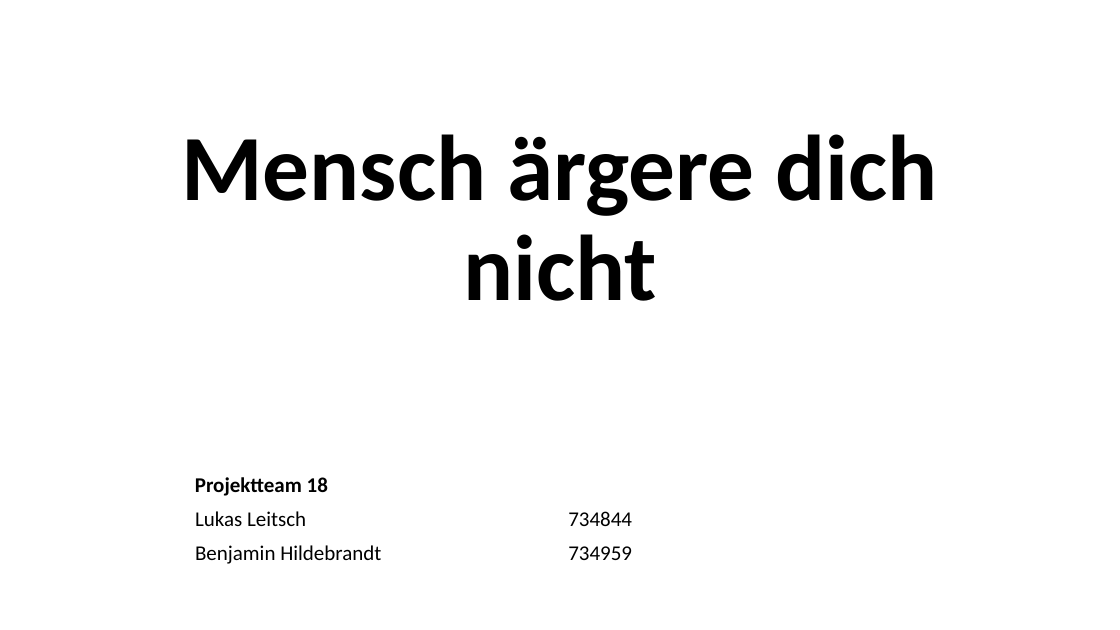
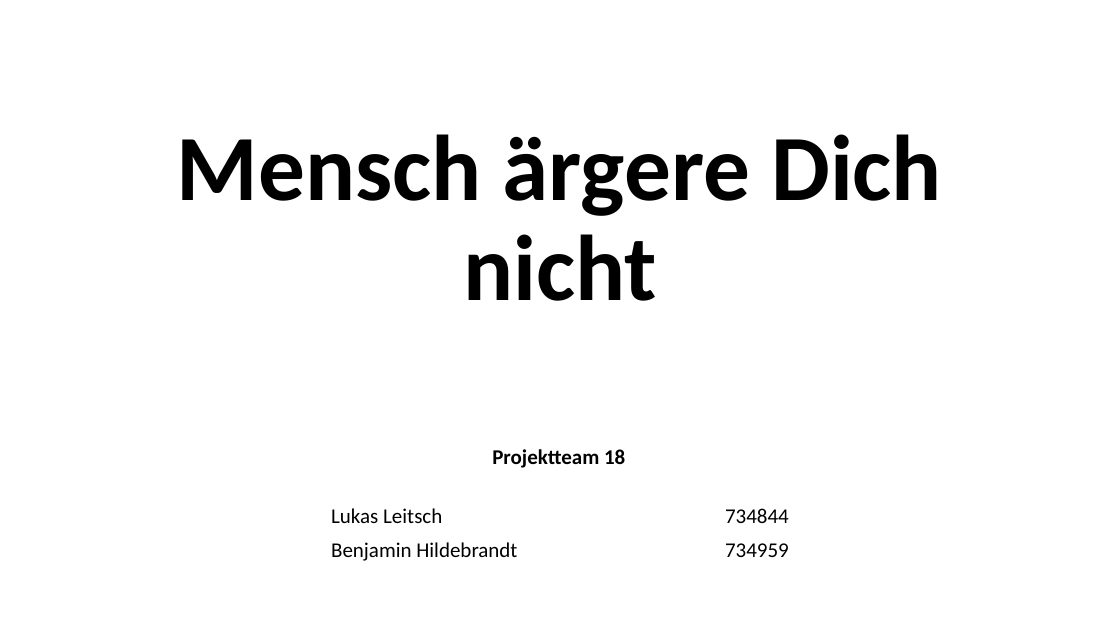
Before and after one commit to lukasleitsch/mensch-aergere-dich-nicht, a slide deck: slide 1 of Finale Präsentation.pptx. Drawn at 1120x630 pixels with LibreOffice and Linux fonts; fonts in the diff are those of the drawing. Boxes give left, top, right and bottom in pixels: in the first picture for what was removed or moved away, otherwise in the second. Text is boxed around its words. In the diff, an @@ line names an element or a change of style, - is before the commit and + after.

```diff
--- a/Finale Präsentation.pptx
+++ b/Finale Präsentation.pptx
@@ title at [177,134,942,301]: text changed @@
-Mensch ärgere dich nicht
+Mensch ärgere Dich nicht
@@ text "Projektteam 18": place and size @@
-text "Projektteam 18" at [195,477,328,496]
+text "Projektteam 18" at [492,449,625,468]
@@ table at [323,500,797,568] @@
@@ alignment left to right @@
@@ table: place and size @@
-table at [187,502,933,570]
+table at [323,500,797,568]
```
Also in this commit, not shown: 12 other slides changed, 10 slides added.
